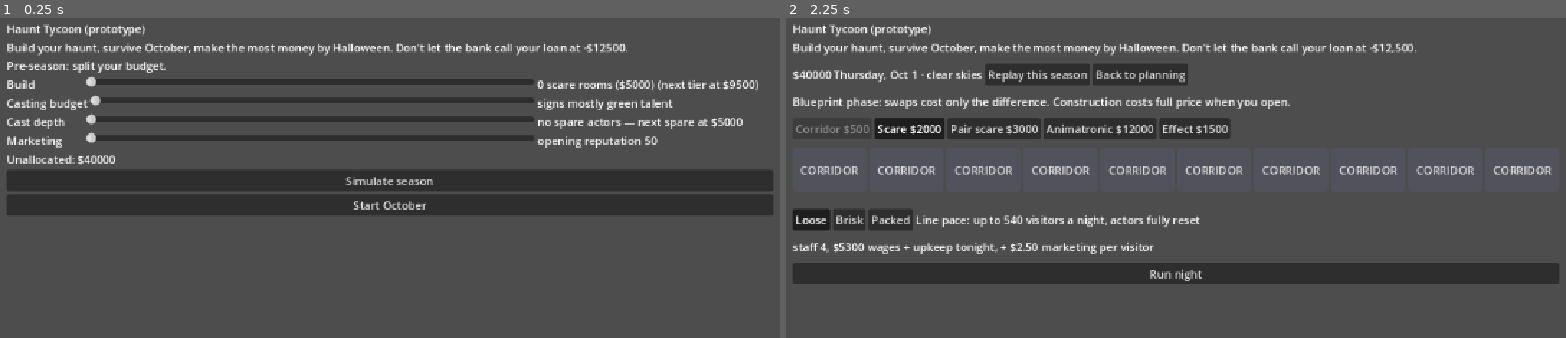
Above: before the commit, frames 1-2 (left to right).
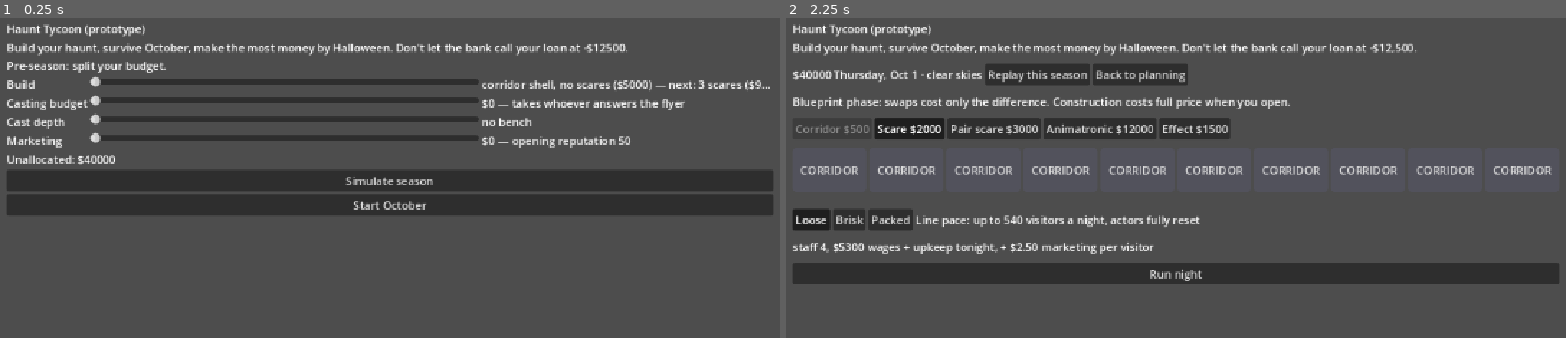
Above: after the commit, the same moments.

Repository: ajtran303/haunt-tycoon
Game: Godot game, scene res://game/pivot.tscn
Two runs of this game, one before a commit and one after it. Both use one fixed random seed, a clock stepped at 60 frames per second and the inputs below.
Inputs:
- Up to frame 1 (0.25 s): no input
- Up to frame 2 (2.25 s): click "Start October" at 0.5 s; click "Back to planning" at 1.25 s; click "Start October" at 2 s

The runs differ from the first frame. In frame 1, 2.3% of the frame differs, in the area x 11-99%, y 18-41%; in frame 2, nothing differs.

Commit message:
better callout ui

Diff:
--- a/game/main.gd
+++ b/game/main.gd
@@ -153,6 +153,7 @@
 		func():
 			_choose_policy(Casting.REASSIGN),
 	)
+	%PullButton.text = "Consolidate rooms"
 
 
 func _build_roster_strip() -> void:
@@ -352,11 +353,17 @@
 
 	if pending_absent.is_empty():
 		var absent := Roster.roll_callouts(roster, callout_rng)
-		if not absent.is_empty():
+		var headcount := mini(Night.actors_for(layout), roster.size())
+		var performer_out := false
+		for i in absent:
+			if i < headcount:
+				performer_out = true
+		if not absent.is_empty() and performer_out:
 			pending_absent = absent
 			_show_banner()
 			return
-		pending_policy = Casting.REASSIGN # routine board: consolidate structural holes
+		pending_absent = absent # bench-only: no question, but counts still accrue
+		pending_policy = Casting.REASSIGN
 	_resolve_and_run(demand)
 
 
@@ -498,19 +505,28 @@
 		b.add_theme_stylebox_override("hover", slot_style(ROOM_COLORS[room].lightened(0.15)))
 		b.add_theme_stylebox_override("pressed", slot_style(ROOM_COLORS[room].darkened(0.15)))
 		if room != layout[i]:
-			b.text = "%s\ndark" % TOOLS[room].to_upper()
+			if room == Rooms.CORRIDOR:
+				b.text = "%s\ndark" % TOOLS[room].to_upper()
+			else:
+				b.text = "%s\nshorthanded" % TOOLS[room].to_upper()
 
 
 func _show_banner() -> void:
+	var assignment: Dictionary = Casting.auto_assign(layout)
+	var room_of := { }
+	for room_i in assignment:
+		for ai in assignment[room_i]:
+			room_of[ai] = room_i
+
 	var lines := []
 	for i in pending_absent:
 		var a: Dictionary = roster[i]
-		var nth: int = a.observed_callouts + 1 # tonight's isn't counted until the night runs
+		var nth: int = a.observed_callouts + 1
+		var called := "%s called out." % a.name
 		if nth > 1:
-			lines.append("%s called out again, %s time this month" % [a.name, ordinal(nth)])
-		else:
-			lines.append("%s called out" % a.name)
-	%BannerLabel.text = ". ".join(lines) + "."
+			called = "%s called out again, %s time this month." % [a.name, ordinal(nth)]
+		lines.append(called + " " + consequence(i, room_of, assignment))
+	%BannerLabel.text = " ".join(lines)
 
 	var headcount := mini(Night.actors_for(layout), roster.size())
 	var bench_free := 0
@@ -522,10 +538,57 @@
 		if i < headcount:
 			performer_holes += 1
 
+	var next_up := ""
+	for i in range(headcount, roster.size()):
+		if not pending_absent.has(i):
+			next_up = roster[i].name
+			break
+
 	%BenchButton.disabled = bench_free == 0
-	%PullButton.disabled = maxi(performer_holes - bench_free, 0) < 2
+	%BenchButton.text = "Send in %s" % next_up if next_up != "" else "Send the bench"
+	%BenchButton.tooltip_text = (
+		"No one on call — cast depth buys a bench in pre-season."
+		if bench_free == 0
+		else "%s steps into the empty spot at full wage." % next_up
+	)
+
+	var half_rooms := 0
+	var bench_left := bench_free
+	var rooms := assignment.keys()
+	rooms.sort()
+	rooms.reverse() # bench fills late rooms first, same as fill_from_bench
+	for room_i in rooms:
+		if layout[room_i] != Rooms.SCARE:
+			continue
+		var present := 0
+		for ai in assignment[room_i]:
+			if ai < roster.size() and not pending_absent.has(ai):
+				present += 1
+		var fill := mini(Night.ACTORS_PER_SCARE - present, bench_left)
+		bench_left -= fill
+		if present + fill == 1:
+			half_rooms += 1
+	%PullButton.disabled = half_rooms < 2
+	%PullButton.tooltip_text = (
+		"Needs two half-staffed rooms to merge into one."
+		if %PullButton.disabled
+		else "Close the earlier hole and move its actor to fill the later one."
+	)
 	%DarkButton.button_pressed = true
 	pending_policy = Casting.NEVER
+
+	var never_board: Dictionary = Casting.resolve(layout, roster, pending_absent, Casting.NEVER)
+	var goes_dark := false
+	for i in layout.size():
+		if Casting.needs_for(layout[i]) > 0 and never_board.layout[i] == Rooms.CORRIDOR:
+			goes_dark = true
+	%DarkButton.text = "Leave it dark" if goes_dark else "Play on short"
+	%DarkButton.tooltip_text = (
+		"Accept the hole; that room plays as a corridor tonight."
+		if goes_dark
+		else "Accept it; the scene runs without the full cast."
+	)
+
 	_preview_board()
 
 	%CalloutBanner.visible = true
@@ -614,3 +677,20 @@
 	var headcount := Night.actors_for(layout)
 	roster = Roster.auto_hire(Roster.pool(roster_rng, headcount + bench, tier), headcount, bench)
 	_build_roster_strip()
+
+
+func consequence(actor_i: int, room_of: Dictionary, assignment: Dictionary) -> String:
+	if not room_of.has(actor_i):
+		return "They were on call; the board holds."
+	var room_i: int = room_of[actor_i]
+	var present := 0
+	for ai in assignment[room_i]:
+		if ai < roster.size() and not pending_absent.has(ai):
+			present += 1
+	if layout[room_i] == Rooms.PAIR_SCARE:
+		if present >= Night.ACTORS_PER_SCARE:
+			return "The scene plays on, smaller."
+		return "The scene can't run."
+	if present == 0:
+		return "Both actors out; the room stands empty."
+	return "No partner to run the rotation, so the room can't open."
--- a/game/main.tscn
+++ b/game/main.tscn
@@ -96,24 +96,24 @@
 visible = false
 layout_mode = 2
 
-[node name="HBoxContainer" type="HBoxContainer" parent="MarginContainer/VBoxContainer/CalloutBanner" unique_id=606846032]
+[node name="HFlowContainer" type="HFlowContainer" parent="MarginContainer/VBoxContainer/CalloutBanner" unique_id=1215678614]
 layout_mode = 2
 
-[node name="BannerLabel" type="Label" parent="MarginContainer/VBoxContainer/CalloutBanner/HBoxContainer" unique_id=820326820]
+[node name="BannerLabel" type="Label" parent="MarginContainer/VBoxContainer/CalloutBanner/HFlowContainer" unique_id=820326820]
 unique_name_in_owner = true
 layout_mode = 2
 
-[node name="BenchButton" type="Button" parent="MarginContainer/VBoxContainer/CalloutBanner/HBoxContainer" unique_id=592902413]
+[node name="BenchButton" type="Button" parent="MarginContainer/VBoxContainer/CalloutBanner/HFlowContainer" unique_id=592902413]
 unique_name_in_owner = true
 layout_mode = 2
 toggle_mode = true
 
-[node name="PullButton" type="Button" parent="MarginContainer/VBoxContainer/CalloutBanner/HBoxContainer" unique_id=1124511871]
+[node name="PullButton" type="Button" parent="MarginContainer/VBoxContainer/CalloutBanner/HFlowContainer" unique_id=1124511871]
 unique_name_in_owner = true
 layout_mode = 2
 toggle_mode = true
 
-[node name="DarkButton" type="Button" parent="MarginContainer/VBoxContainer/CalloutBanner/HBoxContainer" unique_id=2031336073]
+[node name="DarkButton" type="Button" parent="MarginContainer/VBoxContainer/CalloutBanner/HFlowContainer" unique_id=2031336073]
 unique_name_in_owner = true
 layout_mode = 2
 toggle_mode = true
--- a/game/pivot.gd
+++ b/game/pivot.gd
@@ -2,8 +2,12 @@
 
 const Allocation = preload("res://sim/allocation.gd")
 const Night = preload("res://sim/night.gd")
+const Town = preload(("res://sim/town.gd"))
 
 const STEP := 500.0
+const MARKETING_CAP := floorf(
+	(Allocation.MAX_STARTING_REP - Town.STARTING_REP) * Allocation.DOLLARS_PER_REP / STEP
+) * STEP # $11,000: last step before rep pins at 78
 
 const KNOBS := [
 	{ key = "build", label = "Build" },
@@ -37,12 +41,12 @@
 
 func _build_rows() -> void:
 	for knob in KNOBS:
-		var row := HBoxContainer.new()
 		var name_label := Label.new()
 		name_label.text = knob.label
 		name_label.custom_minimum_size.x = 110
 		var slider := HSlider.new()
 		slider.max_value = Night.STARTING_CASH
+		slider.custom_minimum_size.x = 300
 		slider.step = STEP
 		slider.size_flags_horizontal = Control.SIZE_EXPAND_FILL
 		slider.value_changed.connect(
@@ -50,11 +54,11 @@
 				_refresh(),
 		)
 		var effect := Label.new()
-		effect.custom_minimum_size.x = 340
-		row.add_child(name_label)
-		row.add_child(slider)
-		row.add_child(effect)
-		%KnobRows.add_child(row)
+		effect.custom_minimum_size.x = 420
+		effect.text_overrun_behavior = TextServer.OVERRUN_TRIM_ELLIPSIS
+		%KnobRows.add_child(name_label)
+		%KnobRows.add_child(slider)
+		%KnobRows.add_child(effect)
 		sliders[knob.key] = slider
 		effects[knob.key] = effect
 		match knob.key:
@@ -64,6 +68,8 @@
 			"depth":
 				slider.max_value = floorf(Night.STARTING_CASH / Allocation.SPARE_COST) # 9 bench slots
 				slider.step = 1
+			"marketing":
+				slider.max_value = MARKETING_CAP
 			_:
 				slider.max_value = Night.STARTING_CASH
 				slider.step = STEP
@@ -91,38 +97,39 @@
 
 	effects["build"].text = rung_text(a.build)
 	effects["quality"].text = (
-		"signs mostly %s talent"
-		% skill_word(minf(a.quality / Allocation.HIRE_TIER_DOLLARS, 1.0) * 10.0)
+		"$0 — takes whoever answers the flyer"
+		if a.quality == 0.0
+		else "%s — signs mostly %s talent"
+		% [money(a.quality), skill_word(minf(a.quality / Allocation.HIRE_TIER_DOLLARS, 1.0) * 10.0)]
 	)
 	effects["depth"].text = spares_text(a.depth)
 	effects["marketing"].text = (
-		"opening reputation %.0f" % Allocation.starting_rep_for(a.marketing)
+		"%s — opening reputation %.0f"
+		% [money(a.marketing), Allocation.starting_rep_for(a.marketing)]
 	)
 
 
 func spares_text(budget: float) -> String:
 	var spares := Allocation.spares_for(budget)
-	var text := (
-		"no spare actors"
-		if spares == 0
-		else "bench: %d on-call actor%s ($%.0f/night when idle)"
-		% [spares, "s" if spares > 1 else "", Allocation.ON_CALL_WAGE]
-	)
-	if budget < Night.STARTING_CASH:
-		text += " — next spare at $%d" % int((spares + 1) * Allocation.SPARE_COST)
-	return text
+	if spares == 0:
+		return "no bench"
+	return "bench: %d on call ($%.0f/night idle)" % [spares, Allocation.ON_CALL_WAGE]
 
 
 func rung_text(budget: float) -> String:
 	var layout := Allocation.layout_for(budget)
-	var text := "%d scare rooms" % layout.count("a")
-	var anims: int = layout.count("n")
-	if anims > 0:
-		text += " + %d animatronic%s" % [anims, "s" if anims > 1 else ""]
-	text += " ($%d)" % int(Night.build_cost_for(layout))
+	var text: String
+	if layout.count("a") == 0:
+		text = "corridor shell, no scares ($%d)" % int(Night.build_cost_for(layout))
+	else:
+		text = "%d scare rooms" % layout.count("a")
+		var anims: int = layout.count("n")
+		if anims > 0:
+			text += " + %d animatronic%s" % [anims, "s" if anims > 1 else ""]
+		text += " ($%d)" % int(Night.build_cost_for(layout))
 	for rung in Allocation.BUILD_LADDER:
 		if rung[0] > budget:
-			return text + " (next tier at $%d)" % int(rung[0])
+			return text + " — next: %d scares ($%d)" % [rung[1].count("a"), int(rung[0])]
 	return text
 
 
--- a/game/pivot.tscn
+++ b/game/pivot.tscn
@@ -37,9 +37,10 @@
 unique_name_in_owner = true
 layout_mode = 2
 
-[node name="KnobRows" type="VBoxContainer" parent="MarginContainer/VBoxContainer" unique_id=39306381]
+[node name="KnobRows" type="GridContainer" parent="MarginContainer/VBoxContainer" unique_id=988310826]
 unique_name_in_owner = true
 layout_mode = 2
+columns = 3
 
 [node name="ReserveLabel" type="Label" parent="MarginContainer/VBoxContainer" unique_id=231546104]
 unique_name_in_owner = true
